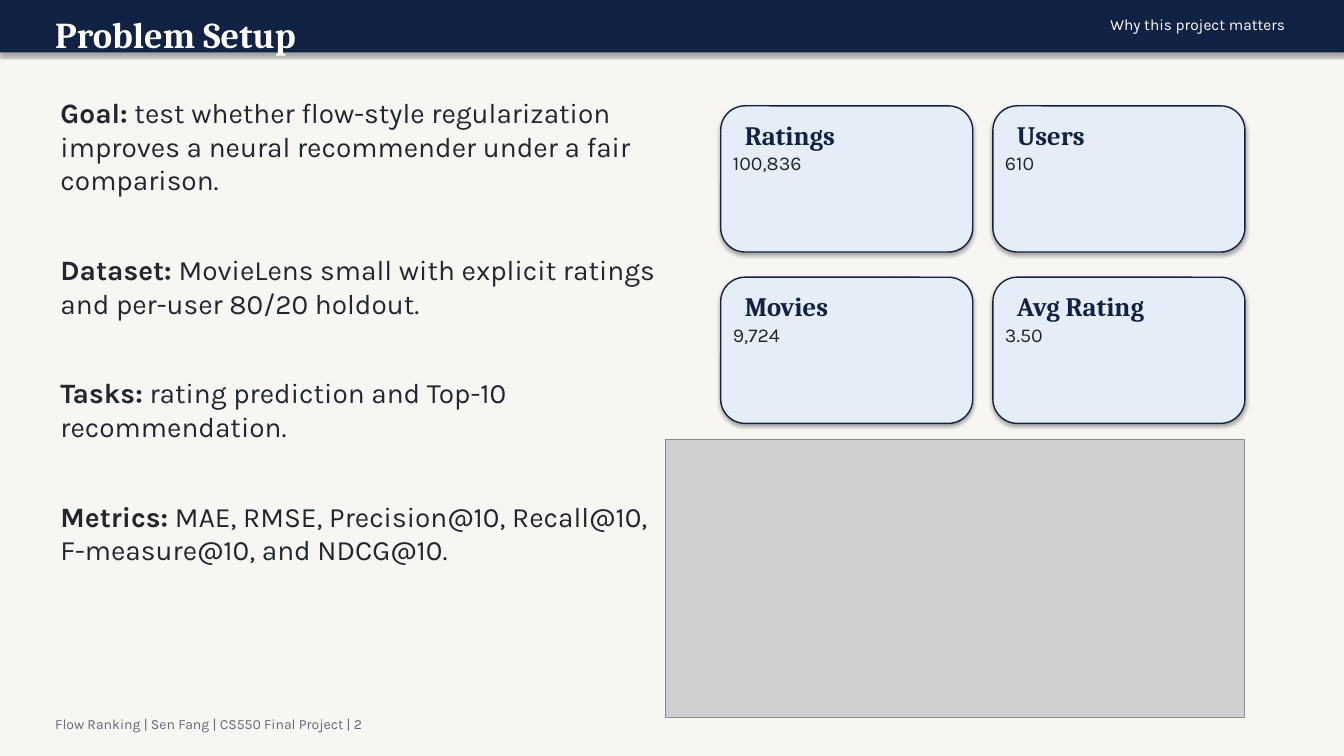
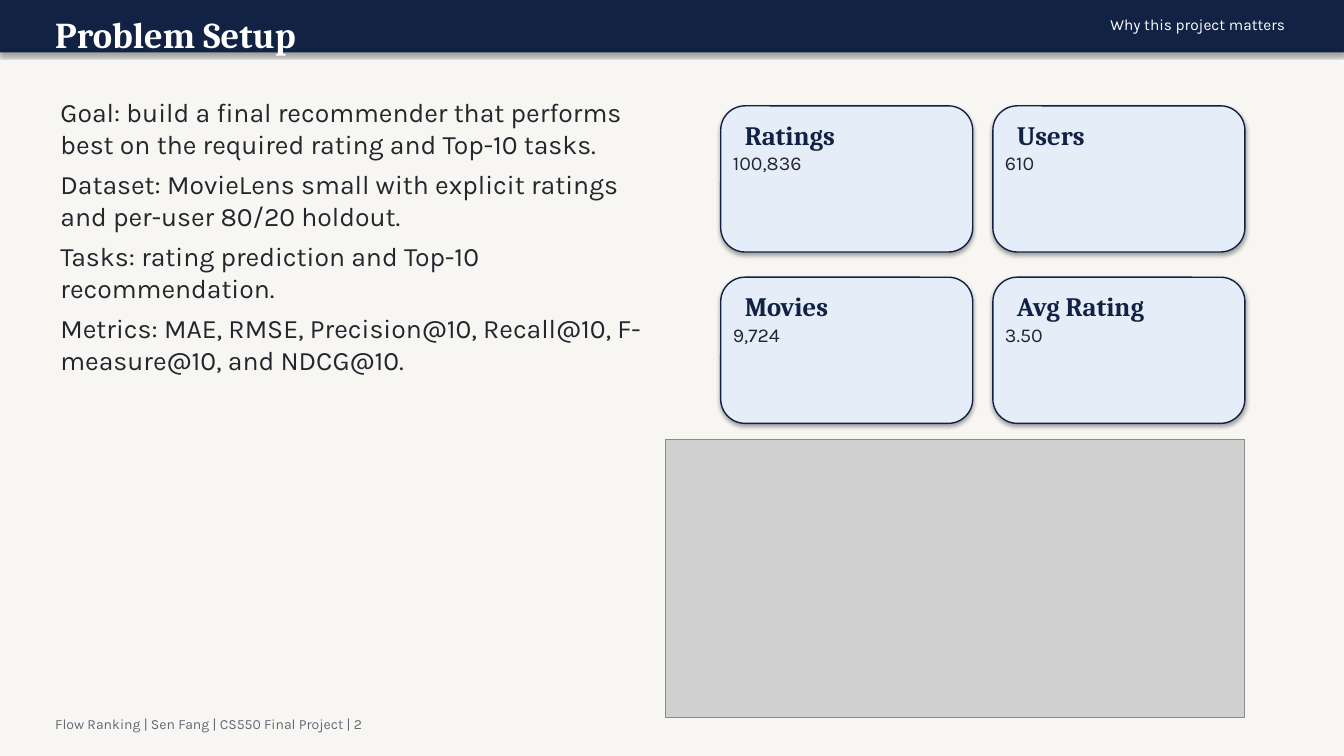
Before and after one commit to FangSen9000/FlowRanking, a slide deck: slide 2 of assets/flow_ranking_slides.pptx. Drawn at 1344x756 pixels with LibreOffice and Linux fonts; fonts in the diff are those of the drawing; grey boxes stand for pictures. Boxes give left, top, right and bottom in pixels: in the first picture for what was removed or moved away, otherwise in the second. Text is boxed around its words. In the diff, an @@ line names an element or a change of style, - is before the commit and + after.

Commit message:
Clarify FlowRanking public results

```diff
--- a/assets/flow_ranking_slides.pptx
+++ b/assets/flow_ranking_slides.pptx
@@ text at [60, 103, 622, 161]: text changed; size 20 to 19 pt @@
-Goal: test whether flow-style regularization improves a neural recommender under a fair comparison.
+Goal: build a final recommender that performs best on the required rating and Top-10 tasks.
@@ text at [60, 175, 640, 375]: size 20 to 19 pt in "Dataset: MovieLens small with explicit ratings and ...", "Tasks: rating prediction and Top-10 recommendation.", "Metrics: MAE, RMSE, Precision@10, Recall@10, F-measure@10, a ..."; bold off in "Dataset:", "Tasks:", "Metrics:"; less space between paragraphs @@
```
Also in this commit, not shown: 6 other slides changed, 19 other files.
